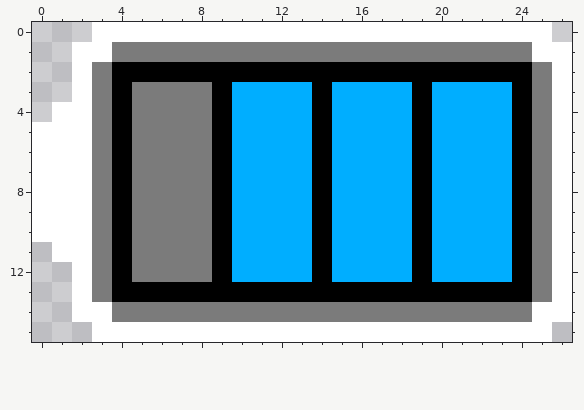
File history of a pixel-art sprite, source/fbi/romfs/battery4.png. The picture above is the old version.
The file is 27x16 pixels. Colours within 5 levels of each other are drawn and written as one.
After:
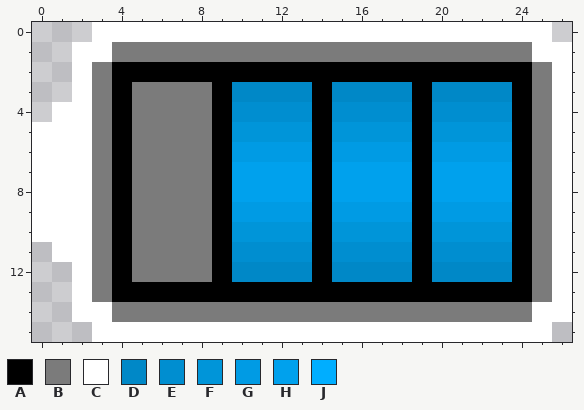
Palette (. is transparent): A #000000  B #7b7b7b  C #ffffff  D #0088c7  E #008ed0  F #0095d9  G #009be4  H #00a1ed  J #00aeff
From the commit log: Changed battery life texture
Diff:
Changed rows in their new state; - is an unchanged pixel.
first column x 10:
 3 DDDD-DDDD-DDDD
 4 EEEE-EEEE-EEEE
 5 FFFF-FFFF-FFFF
 6 GGGG-GGGG-GGGG
 7 HHHH-HHHH-HHHH
 8 HHHH-HHHH-HHHH
 9 GGGG-GGGG-GGGG
10 FFFF-FFFF-FFFF
11 EEEE-EEEE-EEEE
12 DDDD-DDDD-DDDD
Where, in picture pixels (left, top, right, bottom), the same in both pictures:
changed: (232, 82, 512, 282)
